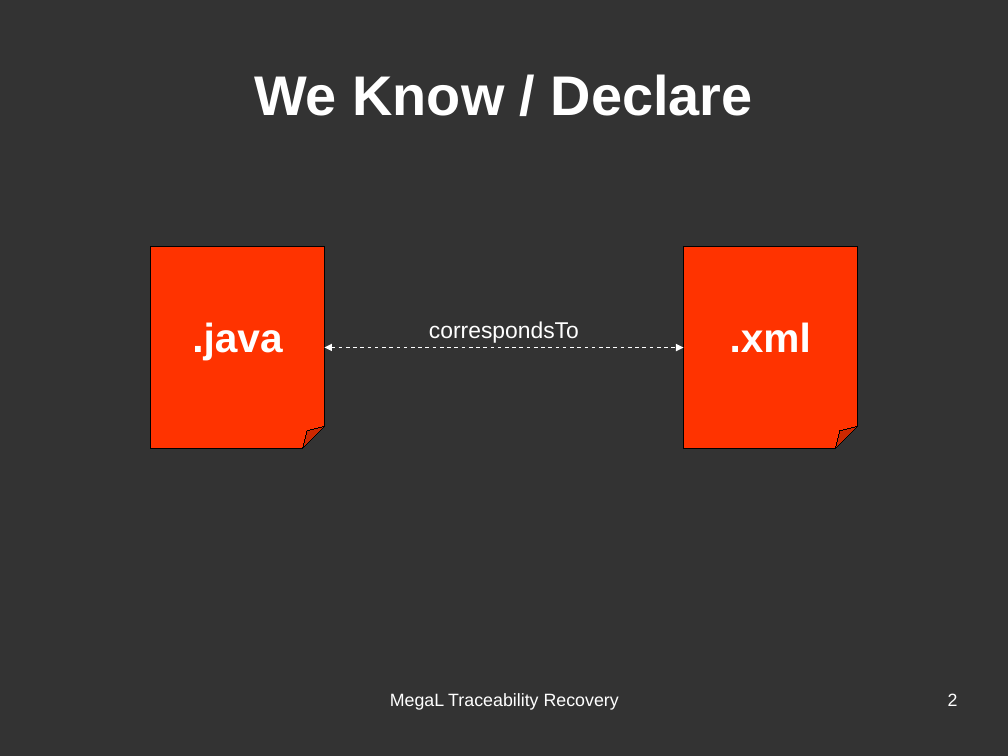
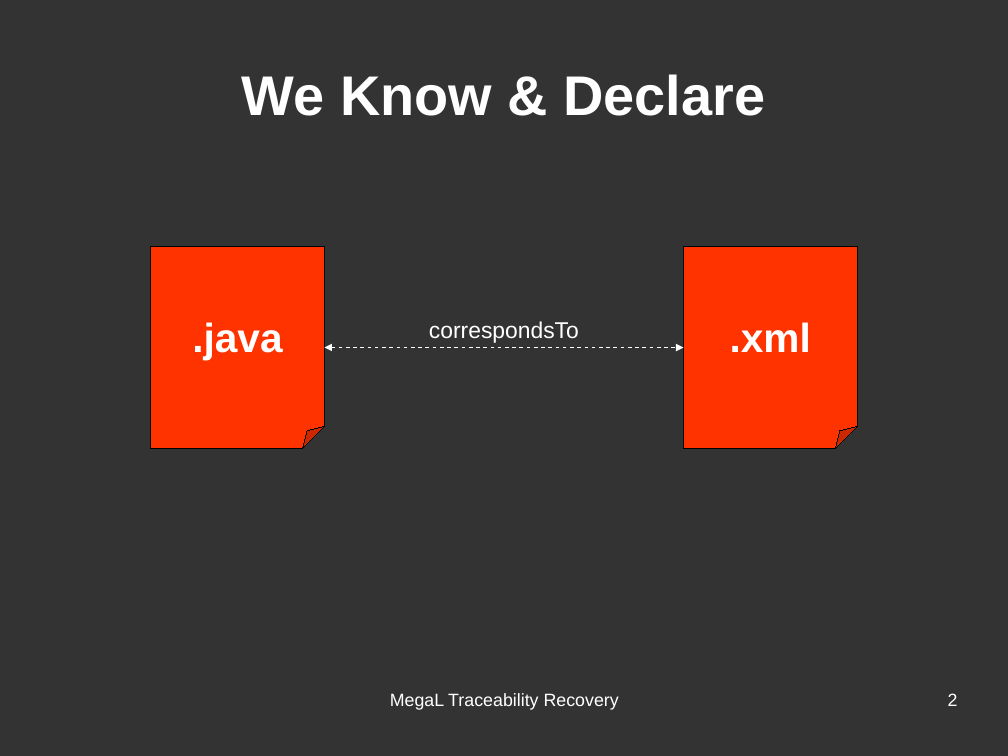
Before and after one commit to hayasam/megal-tr, a slide deck: slide 2 of slides/softlang-sync-2016-03-07/softlang-sync-2016-03-07.odp. Drawn at 1008x756 pixels with LibreOffice and Linux fonts; fonts in the diff are those of the drawing. Boxes give left, top, right and bottom in pixels: in the first picture for what was removed or moved away, otherwise in the second. Text is boxed around its words. In the diff, an @@ line names an element or a change of style, - is before the commit and + after.

```diff
--- a/slides/softlang-sync-2016-03-07/softlang-sync-2016-03-07.odp
+++ b/slides/softlang-sync-2016-03-07/softlang-sync-2016-03-07.odp
@@ title at box(242, 74, 765, 116): text changed @@
-We Know / Declare
+We Know & Declare
```
Also in this commit, not shown: 3 other slides changed, 1 other file.
